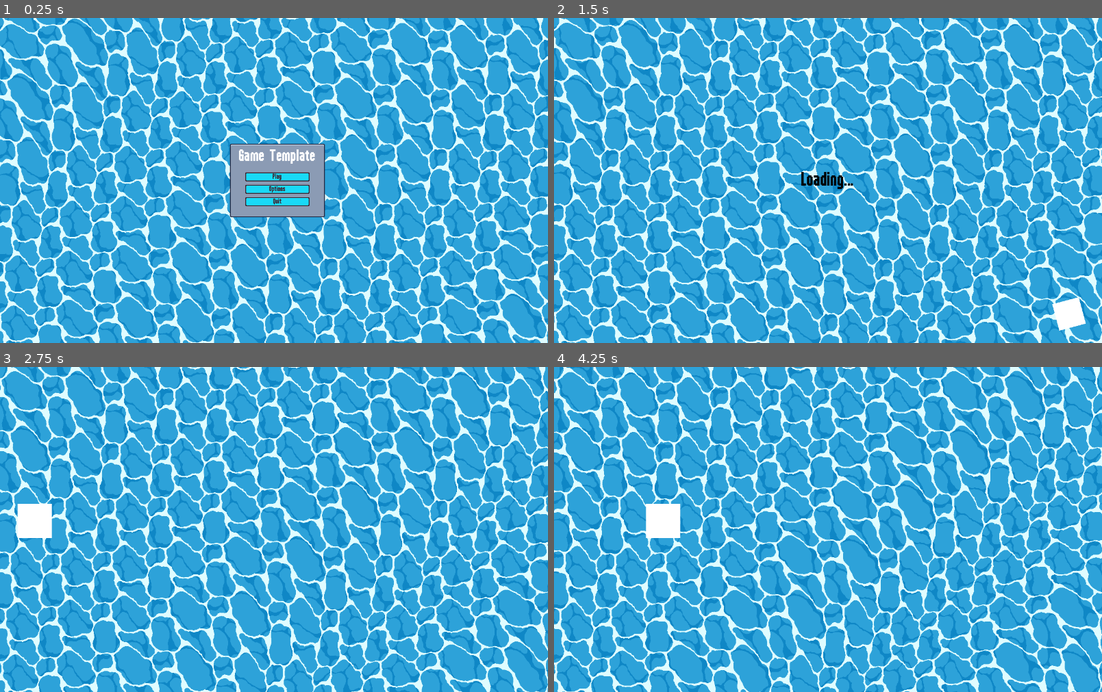
Above: before the commit, frames 1-4 (two rows, left to right).
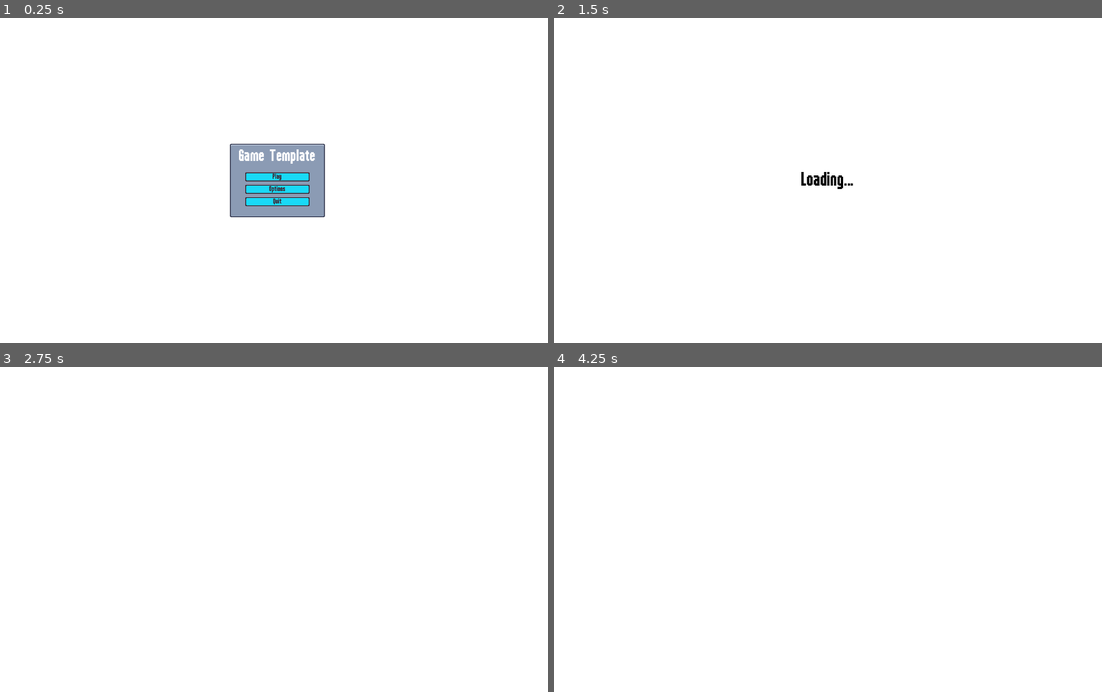
Above: after the commit, the same moments.

Repository: 0xDeadcell/TheFriendlyPlatformer
Game: Godot game, scene res://scenes/ui/main_menu.tscn
Same seed, same stepped clock (60 frames per second), same inputs: the game is played once before the commit and once after it.
Inputs (mouse positions are in pixels of both pictures, inside the frame that each line leads up to):
- Up to frame 1 (0.25 s): no input
- Up to frame 2 (1.5 s): click "Play" at 0.5 s; move the mouse to (948, 164) at 1.27 s
- Up to frame 3 (2.75 s): click "Continue" at 2 s
- Up to frame 4 (4.25 s): move the mouse to (718, 545) at 2.77 s; move the mouse to (882, 458) at 3.52 s

The runs differ from the first frame. In frame 1, 96% of the frame differs, in the area x 0-100%, y 0-100%; in frame 2, 99%; in frame 3, 99%; in frame 4, 99%.

Commit message:
Added images

Diff:
--- /dev/null
+++ b/resources/shaders/background.gdshader
@@ -0,0 +1,13 @@
+
+//uniform sampler2D noise_texture : source_color;
+//uniform sampler2D noise_texture2 : source_color;
+//uniform sampler2D SCREEN_TEXTURE : hint_screen_texture, filter_linear_mipmap;
+
+
+shader_type canvas_item;
+uniform float speed;
+
+
+void fragment () {
+	COLOR = texture(TEXTURE, vec2(UV.x + TIME * speed, UV.y));
+}
--- a/resources/shaders/water.gdshader
+++ /dev/null
@@ -1,144 +0,0 @@
-shader_type canvas_item;
-
-
-uniform vec4 WATER_COL : source_color =  vec4(0.176471, 0.635294, 0.85098, 1.0);
-uniform vec4 WATER2_COL : source_color =  vec4(0.0588235, 0.529412, 0.776471, 1.0);
-uniform vec4 FOAM_COL : source_color = vec4(0.87451, 0.988235, 1, 1.0);
-
-uniform float distortion_speed = 2.0;
-uniform vec2 tile = vec2(5.0, 5.0);
-uniform vec2 offset = vec2(0, 0);
-
-const float TWOPI = 6.283185307;
-const float SIXPI = 18.84955592;
-
-
-float circ(vec2 pos, vec2 c, float s)
-{
-    c = abs(pos - c);
-    c = min(c, 1.0 - c);
-
-    return smoothstep(0.0, 0.002, sqrt(s) - sqrt(dot(c, c))) * -1.0;
-}
-
-
-float waterlayer(vec2 uv)
-{
-    uv = mod(uv, 1.0); // Clamp to [0..1]
-    float ret = 1.0;
-    ret += circ(uv, vec2(0.37378, 0.277169), 0.0268181);
-    ret += circ(uv, vec2(0.0317477, 0.540372), 0.0193742);
-    ret += circ(uv, vec2(0.430044, 0.882218), 0.0232337);
-    ret += circ(uv, vec2(0.641033, 0.695106), 0.0117864);
-    ret += circ(uv, vec2(0.0146398, 0.0791346), 0.0299458);
-    ret += circ(uv, vec2(0.43871, 0.394445), 0.0289087);
-    ret += circ(uv, vec2(0.909446, 0.878141), 0.028466);
-    ret += circ(uv, vec2(0.310149, 0.686637), 0.0128496);
-    ret += circ(uv, vec2(0.928617, 0.195986), 0.0152041);
-    ret += circ(uv, vec2(0.0438506, 0.868153), 0.0268601);
-    ret += circ(uv, vec2(0.308619, 0.194937), 0.00806102);
-    ret += circ(uv, vec2(0.349922, 0.449714), 0.00928667);
-    ret += circ(uv, vec2(0.0449556, 0.953415), 0.023126);
-    ret += circ(uv, vec2(0.117761, 0.503309), 0.0151272);
-    ret += circ(uv, vec2(0.563517, 0.244991), 0.0292322);
-    ret += circ(uv, vec2(0.566936, 0.954457), 0.00981141);
-    ret += circ(uv, vec2(0.0489944, 0.200931), 0.0178746);
-    ret += circ(uv, vec2(0.569297, 0.624893), 0.0132408);
-    ret += circ(uv, vec2(0.298347, 0.710972), 0.0114426);
-    ret += circ(uv, vec2(0.878141, 0.771279), 0.00322719);
-    ret += circ(uv, vec2(0.150995, 0.376221), 0.00216157);
-    ret += circ(uv, vec2(0.119673, 0.541984), 0.0124621);
-    ret += circ(uv, vec2(0.629598, 0.295629), 0.0198736);
-    ret += circ(uv, vec2(0.334357, 0.266278), 0.0187145);
-    ret += circ(uv, vec2(0.918044, 0.968163), 0.0182928);
-    ret += circ(uv, vec2(0.965445, 0.505026), 0.006348);
-    ret += circ(uv, vec2(0.514847, 0.865444), 0.00623523);
-    ret += circ(uv, vec2(0.710575, 0.0415131), 0.00322689);
-    ret += circ(uv, vec2(0.71403, 0.576945), 0.0215641);
-    ret += circ(uv, vec2(0.748873, 0.413325), 0.0110795);
-    ret += circ(uv, vec2(0.0623365, 0.896713), 0.0236203);
-    ret += circ(uv, vec2(0.980482, 0.473849), 0.00573439);
-    ret += circ(uv, vec2(0.647463, 0.654349), 0.0188713);
-    ret += circ(uv, vec2(0.651406, 0.981297), 0.00710875);
-    ret += circ(uv, vec2(0.428928, 0.382426), 0.0298806);
-    ret += circ(uv, vec2(0.811545, 0.62568), 0.00265539);
-    ret += circ(uv, vec2(0.400787, 0.74162), 0.00486609);
-    ret += circ(uv, vec2(0.331283, 0.418536), 0.00598028);
-    ret += circ(uv, vec2(0.894762, 0.0657997), 0.00760375);
-    ret += circ(uv, vec2(0.525104, 0.572233), 0.0141796);
-    ret += circ(uv, vec2(0.431526, 0.911372), 0.0213234);
-    ret += circ(uv, vec2(0.658212, 0.910553), 0.000741023);
-    ret += circ(uv, vec2(0.514523, 0.243263), 0.0270685);
-    ret += circ(uv, vec2(0.0249494, 0.252872), 0.00876653);
-    ret += circ(uv, vec2(0.502214, 0.47269), 0.0234534);
-    ret += circ(uv, vec2(0.693271, 0.431469), 0.0246533);
-    ret += circ(uv, vec2(0.415, 0.884418), 0.0271696);
-    ret += circ(uv, vec2(0.149073, 0.41204), 0.00497198);
-    ret += circ(uv, vec2(0.533816, 0.897634), 0.00650833);
-    ret += circ(uv, vec2(0.0409132, 0.83406), 0.0191398);
-    ret += circ(uv, vec2(0.638585, 0.646019), 0.0206129);
-    ret += circ(uv, vec2(0.660342, 0.966541), 0.0053511);
-    ret += circ(uv, vec2(0.513783, 0.142233), 0.00471653);
-    ret += circ(uv, vec2(0.124305, 0.644263), 0.00116724);
-    ret += circ(uv, vec2(0.99871, 0.583864), 0.0107329);
-    ret += circ(uv, vec2(0.894879, 0.233289), 0.00667092);
-    ret += circ(uv, vec2(0.246286, 0.682766), 0.00411623);
-    ret += circ(uv, vec2(0.0761895, 0.16327), 0.0145935);
-    ret += circ(uv, vec2(0.949386, 0.802936), 0.0100873);
-    ret += circ(uv, vec2(0.480122, 0.196554), 0.0110185);
-    ret += circ(uv, vec2(0.896854, 0.803707), 0.013969);
-    ret += circ(uv, vec2(0.292865, 0.762973), 0.00566413);
-    ret += circ(uv, vec2(0.0995585, 0.117457), 0.00869407);
-    ret += circ(uv, vec2(0.377713, 0.00335442), 0.0063147);
-    ret += circ(uv, vec2(0.506365, 0.531118), 0.0144016);
-    ret += circ(uv, vec2(0.408806, 0.894771), 0.0243923);
-    ret += circ(uv, vec2(0.143579, 0.85138), 0.00418529);
-    ret += circ(uv, vec2(0.0902811, 0.181775), 0.0108896);
-    ret += circ(uv, vec2(0.780695, 0.394644), 0.00475475);
-    ret += circ(uv, vec2(0.298036, 0.625531), 0.00325285);
-    ret += circ(uv, vec2(0.218423, 0.714537), 0.00157212);
-    ret += circ(uv, vec2(0.658836, 0.159556), 0.00225897);
-    ret += circ(uv, vec2(0.987324, 0.146545), 0.0288391);
-    ret += circ(uv, vec2(0.222646, 0.251694), 0.00092276);
-    ret += circ(uv, vec2(0.159826, 0.528063), 0.00605293);
-	return max(ret, 0.0);
-}
-
-vec3 water(vec2 uv, vec3 cdir, float iTime)
-{
-    uv *= vec2(0.25);
-
-
-
-    // Parallax height distortion with two directional waves at
-    // slightly different angles.
-    vec2 a = 0.025 * cdir.xz / cdir.y; // Parallax offset
-    float h = sin(uv.x + iTime); // Height at UV
-    uv += a * h;
-    h = sin(0.841471 * uv.x - 0.540302 * uv.y + iTime);
-    uv += a * h;
-
-    // Texture distortion
-    float d1 = mod(uv.x + uv.y, TWOPI);
-    float d2 = mod((uv.x + uv.y + 0.25) * 1.3, SIXPI);
-    d1 = iTime * 0.07 + d1;
-    d2 = iTime * 0.5 + d2;
-    vec2 dist = vec2(
-    	sin(d1) * 0.15 + sin(d2) * 0.05,
-    	cos(d1) * 0.15 + cos(d2) * 0.05
-    );
-
-    vec3 ret = mix(WATER_COL.rgb, WATER2_COL.rgb, waterlayer(uv + dist.xy));
-    ret = mix(ret, FOAM_COL.rgb, waterlayer(vec2(1.0) - uv - dist.yx));
-    return ret;
-}
-
-varying vec2 globalposition;
-void vertex(){
-	globalposition = (MODEL_MATRIX * vec4(VERTEX, 0.0, 1.0)).xy;
-}
-
-void fragment() {
-	vec2 uv = globalposition / 32.0;
-	COLOR.rgb = vec3(water(uv * tile + offset, vec3(0,1,0), TIME * distortion_speed));
-}
--- a/scenes/main.tscn
+++ b/scenes/main.tscn
@@ -2,7 +2,7 @@
 
 [ext_resource type="Script" path="res://scenes/main.gd" id="1_n16xb"]
 [ext_resource type="Texture2D" uid="uid://d1saoawy2e1te" path="res://assets/images/square.png" id="3_ogpmc"]
-[ext_resource type="Shader" path="res://resources/shaders/water.gdshader" id="4_pmi84"]
+[ext_resource type="Shader" path="res://resources/shaders/background.gdshader" id="4_pmi84"]
 
 [sub_resource type="ShaderMaterial" id="ShaderMaterial_67pom"]
 shader = ExtResource("4_pmi84")
--- a/scenes/ui/loading_screen.tscn
+++ b/scenes/ui/loading_screen.tscn
@@ -2,7 +2,7 @@
 
 [ext_resource type="Script" path="res://scenes/ui/loading_screen.gd" id="1_mlo8p"]
 [ext_resource type="PackedScene" uid="uid://doqa6vjfcdi1a" path="res://scenes/ui/sound_button.tscn" id="2_3brit"]
-[ext_resource type="Shader" path="res://resources/shaders/water.gdshader" id="2_hh8r5"]
+[ext_resource type="Shader" path="res://resources/shaders/background.gdshader" id="2_hh8r5"]
 [ext_resource type="Texture2D" uid="uid://d1saoawy2e1te" path="res://assets/images/square.png" id="3_ewly3"]
 
 [sub_resource type="ShaderMaterial" id="ShaderMaterial_m2bjy"]
--- a/scenes/ui/main_menu.tscn
+++ b/scenes/ui/main_menu.tscn
@@ -2,17 +2,12 @@
 
 [ext_resource type="Script" path="res://scenes/ui/main_menu.gd" id="1_lt8yj"]
 [ext_resource type="PackedScene" uid="uid://doqa6vjfcdi1a" path="res://scenes/ui/sound_button.tscn" id="2_aa8xj"]
-[ext_resource type="Shader" path="res://resources/shaders/water.gdshader" id="2_o6ofy"]
+[ext_resource type="Shader" path="res://resources/shaders/background.gdshader" id="2_e5aoh"]
 [ext_resource type="Texture2D" uid="uid://d1saoawy2e1te" path="res://assets/images/square.png" id="3_cruga"]
 
 [sub_resource type="ShaderMaterial" id="ShaderMaterial_h615w"]
-shader = ExtResource("2_o6ofy")
-shader_parameter/WATER_COL = Color(0.176471, 0.635294, 0.85098, 1)
-shader_parameter/WATER2_COL = Color(0.0588235, 0.529412, 0.776471, 1)
-shader_parameter/FOAM_COL = Color(0.87451, 0.988235, 1, 1)
-shader_parameter/distortion_speed = 1.0
-shader_parameter/tile = Vector2(1, 1)
-shader_parameter/offset = Vector2(0, 0)
+shader = ExtResource("2_e5aoh")
+shader_parameter/speed = null
 
 [node name="MainMenu" type="CanvasLayer"]
 script = ExtResource("1_lt8yj")
Binary file added: Glacial-mountains-parallax-background_vnitti/Glacial_Mountains-Cover.png
Not shown, added: Glacial-mountains-parallax-background_vnitti/Glacial_Mountains-Cover.png.import
Binary file added: Glacial-mountains-parallax-background_vnitti/Layers/cloud_lonely.png
Not shown, added: Glacial-mountains-parallax-background_vnitti/Layers/cloud_lonely.png.import
Binary file added: Glacial-mountains-parallax-background_vnitti/Layers/clouds_bg.png
Not shown, added: Glacial-mountains-parallax-background_vnitti/Layers/clouds_bg.png.import
Binary file added: Glacial-mountains-parallax-background_vnitti/Layers/clouds_mg_1.png
Not shown, added: Glacial-mountains-parallax-background_vnitti/Layers/clouds_mg_1.png.import
Binary file added: Glacial-mountains-parallax-background_vnitti/Layers/clouds_mg_1_lightened.png
Not shown, added: Glacial-mountains-parallax-background_vnitti/Layers/clouds_mg_1_lightened.png.import
Binary file added: Glacial-mountains-parallax-background_vnitti/Layers/clouds_mg_2.png
Not shown, added: Glacial-mountains-parallax-background_vnitti/Layers/clouds_mg_2.png.import
(and 47 more such lines)
